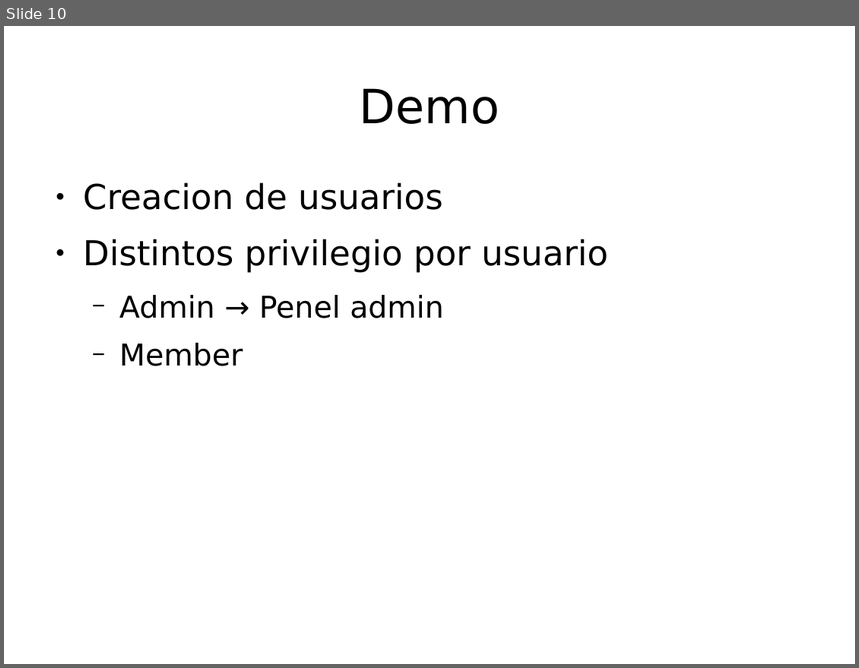
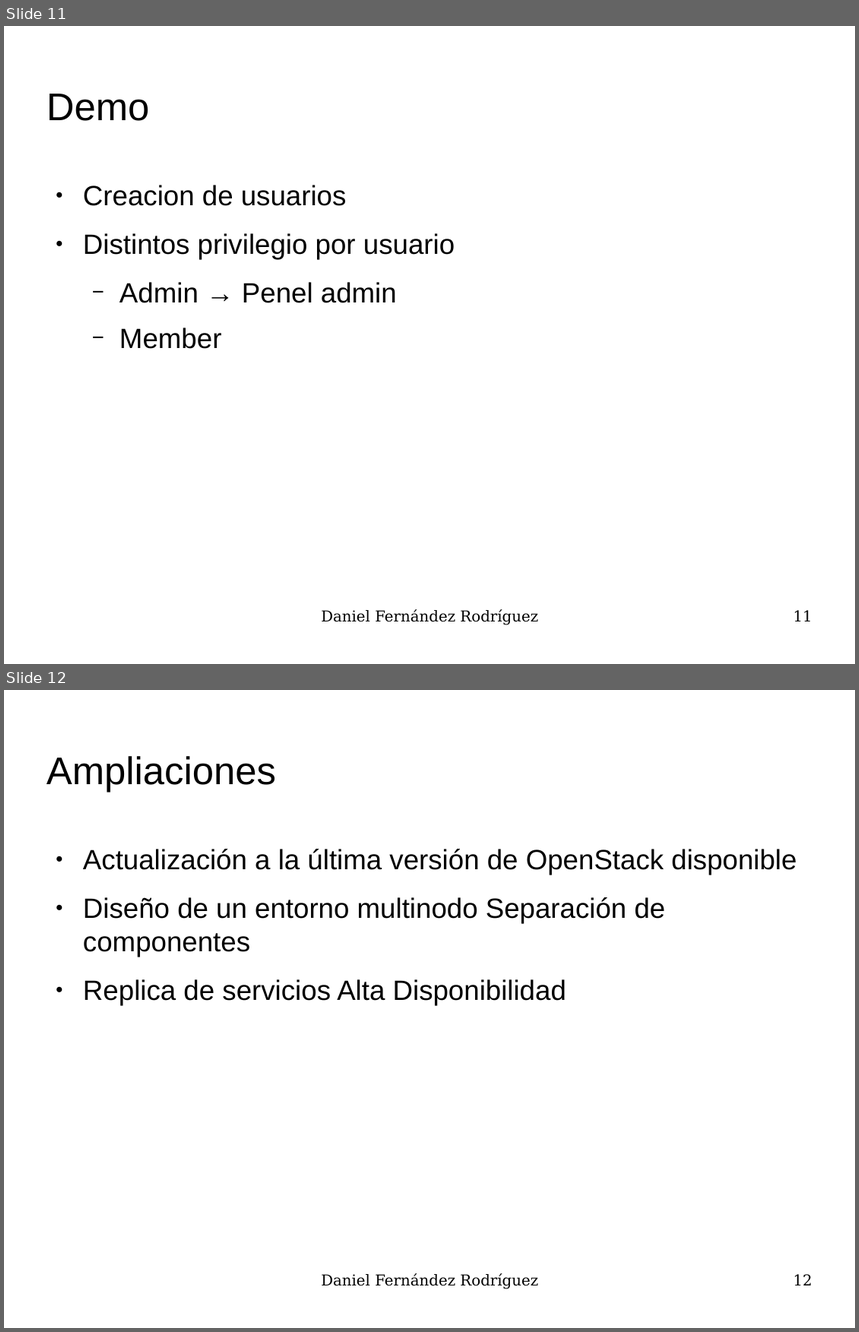
Before and after one commit to UO180222/tfg, a slide deck: docs/presentacion.odp. Shown one above the other, each under a label of ours: slide 10 before the commit, slides 11 and 12 after it. The pictures are 859x668 and 859x1332 pixels, drawn with LibreOffice and Linux fonts; fonts in the diff are those of the drawing; background and template pictures are left out. Boxes give left, top, right and bottom in pixels: in the first picture for what was removed or moved away, otherwise in the second. Text is boxed around its words. In the diff, an @@ line names an element or a change of style, - is before the commit and + after.

```diff
--- a/docs/presentacion.odp
+++ b/docs/presentacion.odp
@@ slide 12 added at [4, 690, 855, 1328], background picture (left out) @@
@@ title added at [47, 756, 276, 792], 36 pt, text #000000 @@
+Ampliaciones
@@ text added at [83, 849, 797, 1006], 26 pt, text #000000 @@
+● Actualización a la última versión de OpenStack disponible
+● Diseño de un entorno multinodo Separación de componentes
+● Replica de servicios Alta Disponibilidad
@@ text added at [321, 1274, 538, 1290], 14 pt, text #000000 @@
+Daniel Fernández Rodríguez
@@ page number added at [794, 1274, 813, 1286], 14 pt, text #000000 @@
+12
@@ what was slide 10 is now slide 11 @@
@@ slide 11 changed as well @@
@@ title "Demo": place and size @@
-title "Demo" at [360, 88, 500, 124]
+title "Demo" at [47, 94, 149, 121]
@@ title "Demo" at [47, 94, 149, 121]: size 44 to 36 pt, font DejaVu Sans to Arial; alignment centre to left @@
@@ text "Creacion de usuarios" at [83, 185, 455, 349]: size 32 to 26 pt in "Creacion de usuarios", "Distintos privilegio por usuario"; font DejaVu Sans to Arial; size 28 to 26 pt in "Admin → Penel admin", "Member" @@
@@ text added at [321, 610, 538, 626], 14 pt, text #000000 @@
+Daniel Fernández Rodríguez
@@ page number added at [794, 610, 813, 622], 14 pt, text #000000 @@
+11
```
Also in this commit, not shown: 8 other slides changed, 3 other slides added, 1 slide removed, 1 other file.
